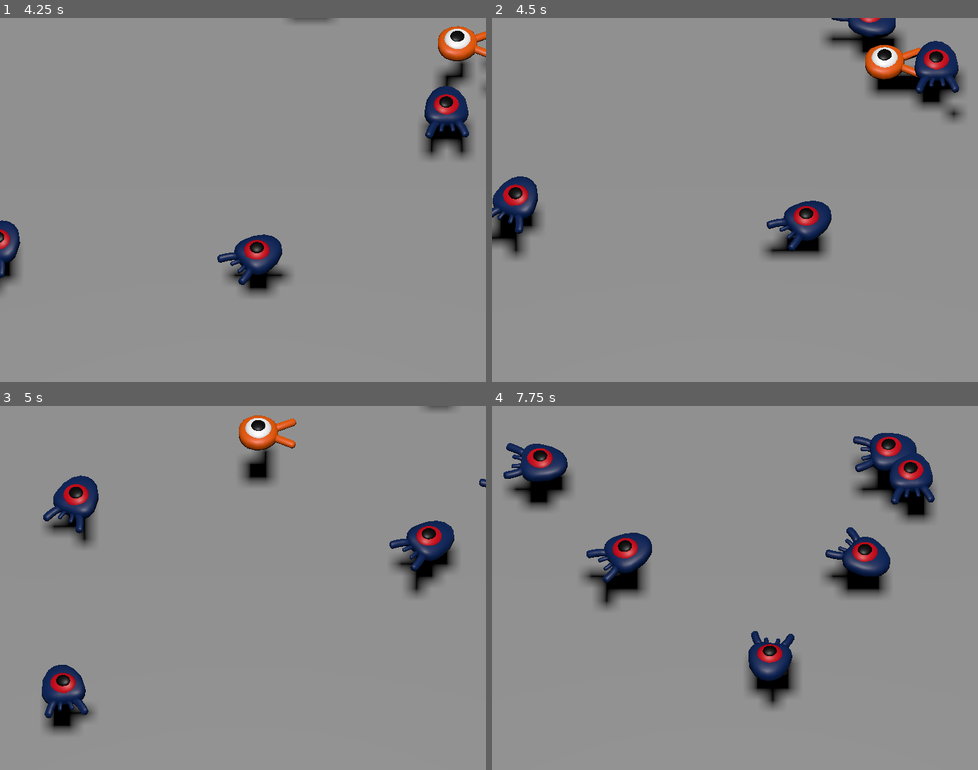
Above: before the commit, frames 1-4 (two rows, left to right).
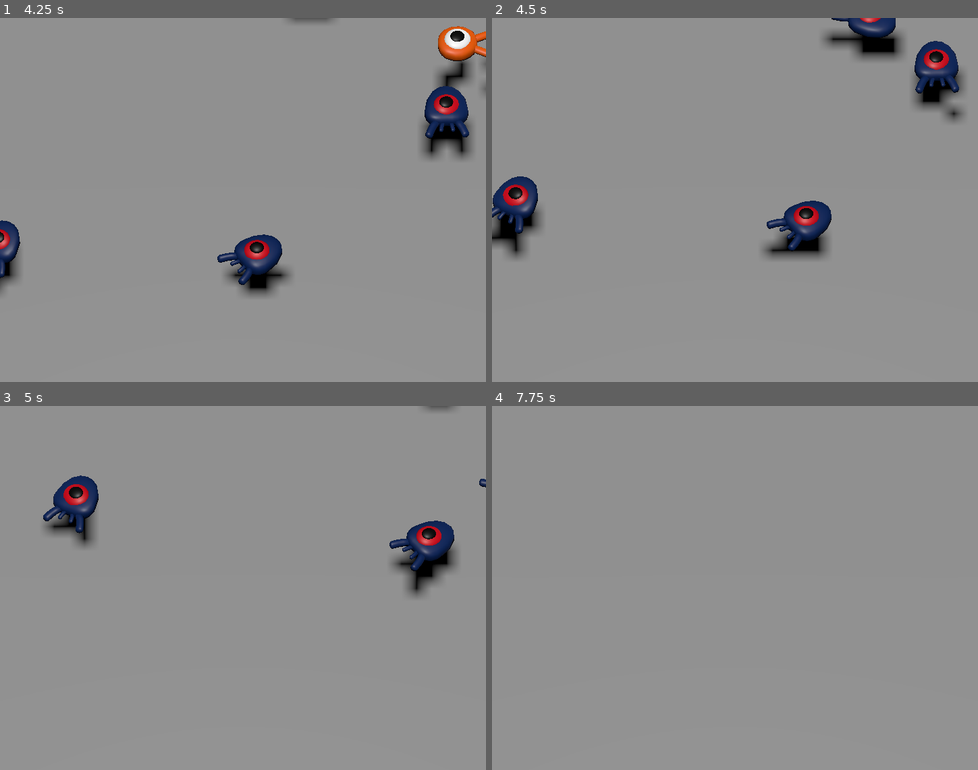
Above: after the commit, the same moments.

Repository: Pschuller22/SquashCreeps3D
Game: Godot game, scene res://main.tscn
Same seed, same stepped clock (60 frames per second), same inputs: the game is played once before the commit and once after it.
Inputs:
- Up to frame 1 (4.25 s): tap Enter at 0.5 s; hold D (move_right) 0.53-1.28 s; tap Space (jump) at 0.77, 1.52, 3.02, 3.77 s; hold S (move_back) 1.28-2.03 s; hold D (move_right) 2.03-2.78 s; hold W (move_forward) 2.78-3.53 s; hold A (move_left) from 3.53 s (still down)
- Up to frame 2 (4.5 s): keep holding A (move_left)
- Up to frame 3 (5 s): keep holding A (move_left); tap Space (jump) at 4.52 s
- Up to frame 4 (7.75 s): release A (move_left) at 5.03 s; hold S (move_back) 5.03-5.78 s; hold D (move_right) 5.78-6.53 s; tap Space (jump) at 6.02, 6.77, 7.52 s; hold W (move_forward) 6.53-7.28 s; hold D (move_right) from 7.28 s (still down)

Frame 1 is identical in both runs. In frame 2, 1.3% of the frame differs, in the area x 76-89%, y 4-22%; in frame 3, 2.9%; in frame 4, 10%, in the area x 2-92%, y 7-84%.

Commit message:
Added Player Death on collision with Mob

Diff:
--- a/squash_the_creeps_start_1.1.0/main.gd
+++ b/squash_the_creeps_start_1.1.0/main.gd
@@ -27,3 +27,7 @@
 
 	#Spawn the mob by adding it to the Main scene
 	add_child(mob)
+
+
+func _on_player_hit():
+	$MobTimer.stop()
--- a/squash_the_creeps_start_1.1.0/main.tscn
+++ b/squash_the_creeps_start_1.1.0/main.tscn
@@ -80,4 +80,5 @@
 wait_time = 0.5
 autostart = true
 
+[connection signal="hit" from="Player" to="." method="_on_player_hit"]
 [connection signal="timeout" from="MobTimer" to="." method="_on_mob_timer_timeout"]
--- a/squash_the_creeps_start_1.1.0/player.gd
+++ b/squash_the_creeps_start_1.1.0/player.gd
@@ -8,6 +8,9 @@
 #Vertical impulse applied to the character upon bouncing over a mob in
 #meters per second
 @export var bounce_impulse = 16
+
+#Emitted when the player was hit by a mob
+signal hit
 
 var target_velocity = Vector3.ZERO
 
@@ -66,3 +69,10 @@
 	#Moving the Character
 	velocity = target_velocity
 	move_and_slide()
+
+func die():
+	hit.emit()
+	queue_free()
+
+func _on_mob_detector_body_entered(body):
+	die()
--- a/squash_the_creeps_start_1.1.0/player.tscn
+++ b/squash_the_creeps_start_1.1.0/player.tscn
@@ -1,10 +1,14 @@
-[gd_scene load_steps=4 format=3 uid="uid://b8076c0by485y"]
+[gd_scene load_steps=5 format=3 uid="uid://b8076c0by485y"]
 
 [ext_resource type="Script" path="res://player.gd" id="1_te8di"]
 [ext_resource type="PackedScene" uid="uid://c58tdrsqdknqo" path="res://art/player.glb" id="1_xllny"]
 
 [sub_resource type="SphereShape3D" id="SphereShape3D_3v5sg"]
 radius = 0.791691
+
+[sub_resource type="CylinderShape3D" id="CylinderShape3D_oogjr"]
+height = 0.136118
+radius = 1.18126
 
 [node name="Player" type="CharacterBody3D"]
 collision_mask = 6
@@ -17,3 +21,14 @@
 [node name="CollisionShape3D" type="CollisionShape3D" parent="."]
 transform = Transform3D(1, 0, 0, 0, 1, 0, 0, 0, 1, 0, 0.812617, 0)
 shape = SubResource("SphereShape3D_3v5sg")
+
+[node name="MobDetector" type="Area3D" parent="."]
+collision_layer = 0
+collision_mask = 2
+monitorable = false
+
+[node name="CollisionShape3D" type="CollisionShape3D" parent="MobDetector"]
+transform = Transform3D(1, 0, 0, 0, 1, 0, 0, 0, 1, 0, 0.377275, 0)
+shape = SubResource("CylinderShape3D_oogjr")
+
+[connection signal="body_entered" from="MobDetector" to="." method="_on_mob_detector_body_entered"]
